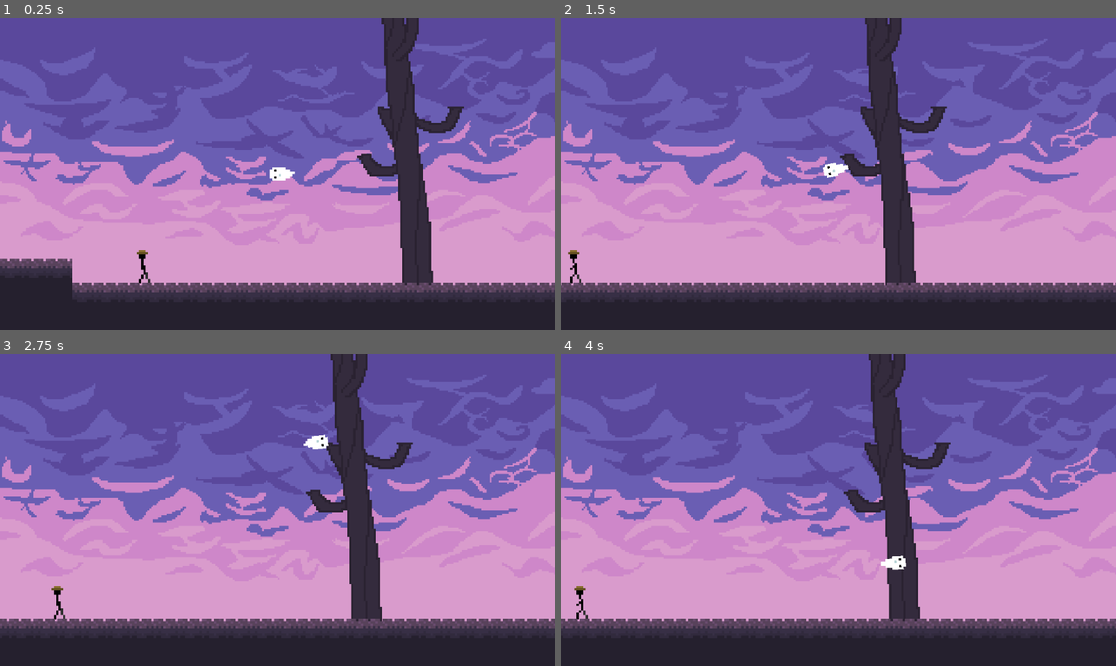
Above: before the commit, frames 1-4 (two rows, left to right).
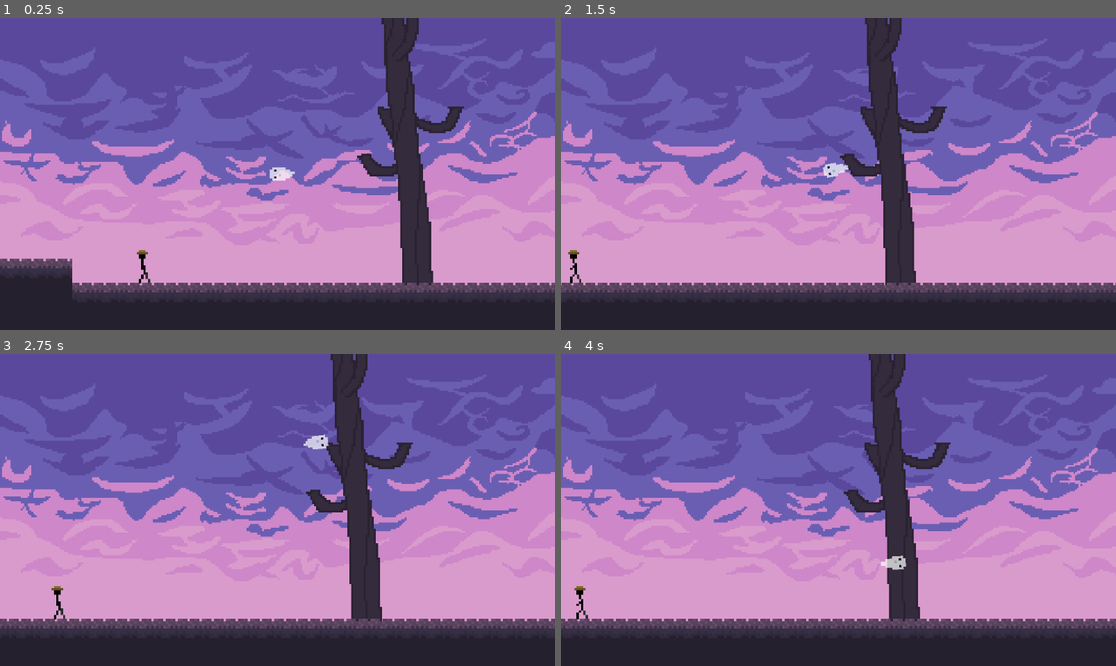
Above: after the commit, the same moments.

Repository: thbop/Spectre
Game: Godot game, scene res://Assets/Scene.tscn
Two runs of this game, one before a commit and one after it. Both use one fixed random seed, a clock stepped at 60 frames per second and the inputs below.
Inputs (mouse positions are in pixels of both pictures, inside the frame that each line leads up to):
- Up to frame 1 (0.25 s): no input
- Up to frame 2 (1.5 s): move the mouse to (960, 158) at 0.52 s; move the mouse to (727, 189) at 1.27 s
- Up to frame 3 (2.75 s): move the mouse to (333, 441) at 2.02 s
- Up to frame 4 (4 s): move the mouse to (810, 572) at 2.77 s; move the mouse to (1005, 556) at 3.52 s

The runs differ from the first frame. In frame 1, 0.1% of the frame differs, in the area x 48-54%, y 47-53%; in frame 2, 0.1%; in frame 3, 0.1%, in the area x 54-60%, y 25-31%; in frame 4, 0.1%.

Commit message:
Ghost semi-transparency

Diff:
--- a/Assets/Angel.tscn
+++ b/Assets/Angel.tscn
@@ -1,9 +1,13 @@
-[gd_scene load_steps=10 format=3 uid="uid://gf7xw0uk4tfo"]
+[gd_scene load_steps=12 format=3 uid="uid://gf7xw0uk4tfo"]
 
 [ext_resource type="Texture2D" uid="uid://csty3twiu1tfp" path="res://Assets/Graphics/Angel/sprites.png" id="1_718wx"]
 [ext_resource type="Script" path="res://Assets/Scripts/Angel/Angel.gd" id="1_hnirh"]
+[ext_resource type="Shader" path="res://Assets/Scripts/Angel/Angel.gdshader" id="2_kptju"]
 
-[sub_resource type="CapsuleShape2D" id="CapsuleShape2D_goaxw"]
+[sub_resource type="CircleShape2D" id="CircleShape2D_jrspu"]
+
+[sub_resource type="ShaderMaterial" id="ShaderMaterial_h118w"]
+shader = ExtResource("2_kptju")
 
 [sub_resource type="AtlasTexture" id="AtlasTexture_gavud"]
 atlas = ExtResource("1_718wx")
@@ -53,10 +57,10 @@
 script = ExtResource("1_hnirh")
 
 [node name="CollisionShape2D" type="CollisionShape2D" parent="."]
-position = Vector2(0, 4.88461)
-shape = SubResource("CapsuleShape2D_goaxw")
+shape = SubResource("CircleShape2D_jrspu")
 
 [node name="Animator" type="AnimatedSprite2D" parent="."]
+material = SubResource("ShaderMaterial_h118w")
 position = Vector2(1.19209e-07, 5)
 scale = Vector2(2.66667, 2.66667)
 sprite_frames = SubResource("SpriteFrames_m5rxi")
--- /dev/null
+++ b/Assets/Scripts/Angel/Angel.gdshader
@@ -0,0 +1,16 @@
+shader_type canvas_item;
+
+void vertex() {
+	// Called for every vertex the material is visible on.
+}
+
+void fragment() {
+	vec4 tex = texture(TEXTURE, UV);
+	tex.w *= 0.7; // Too lazy to figure out opacity
+	COLOR = tex;
+}
+
+//void light() {
+	// Called for every pixel for every light affecting the CanvasItem.
+	// Uncomment to replace the default light processing function with this one.
+//}
